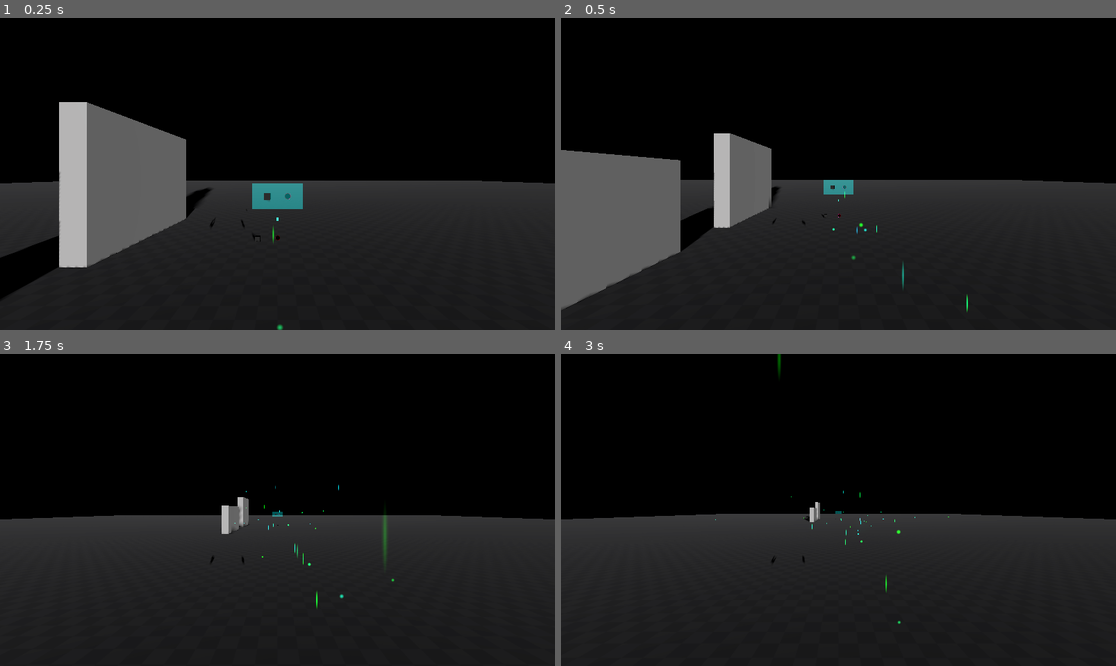
Above: before the commit, frames 1-4 (two rows, left to right).
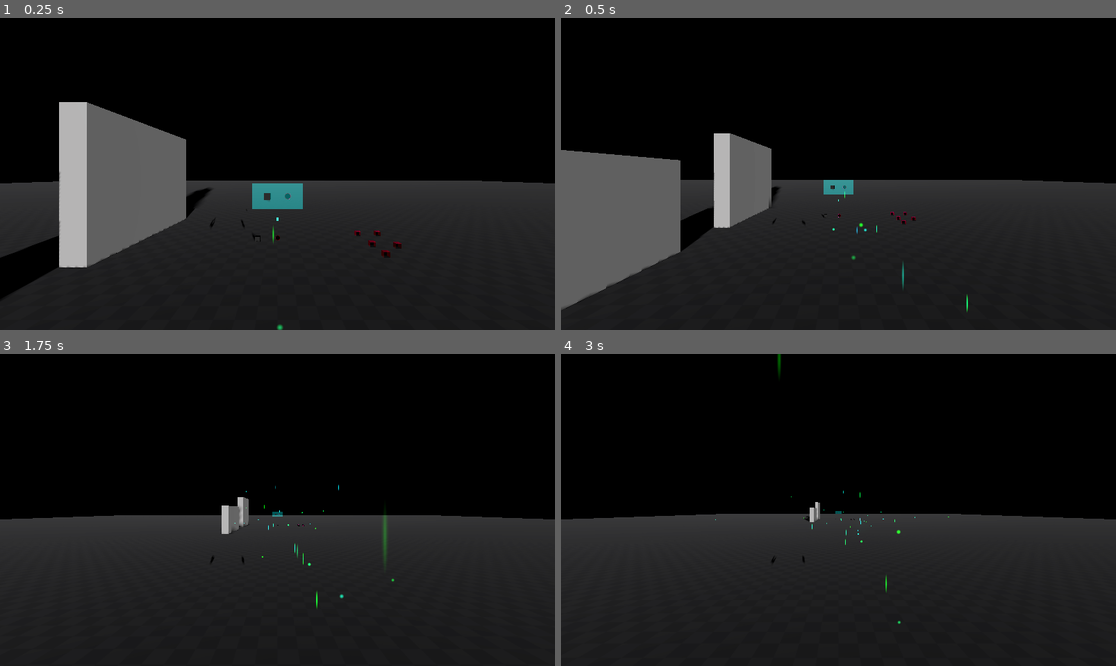
Above: after the commit, the same moments.

Repository: JD-The-65th/cyberbreak
Game: Godot game, scene res://levels/testing_environment.tscn
Two runs of this game, one before a commit and one after it. Both use one fixed random seed, a clock stepped at 60 frames per second and the inputs below.
Inputs (mouse positions are in pixels of both pictures, inside the frame that each line leads up to):
- Up to frame 1 (0.25 s): no input
- Up to frame 2 (0.5 s): no input
- Up to frame 3 (1.75 s): move the mouse to (399, 494) at 0.52 s; click (399, 494) at 0.67 s; drag from (166, 525) to (249, 572) at 1.27 s
- Up to frame 4 (3 s): move the mouse to (894, 441) at 2.02 s; click (894, 441) at 2.17 s; drag from (810, 572) to (672, 463) at 2.77 s

The runs differ from the first frame. In frame 1, 0.1% of the frame differs, in the area x 63-73%, y 68-77%; in frame 2, less than 0.1%; in frame 3, less than 0.1%; in frame 4, less than 0.1%.
Error in both runs: Invalid call. Nonexistent function 'physics_pdate' in base 'Node (PlayMode)'. (res://components/state_machine_component.gd:27)

Commit message:
Add v2 squares to testing world (I expect things to immediately break ;)

Diff:
--- a/levels/testing_environment.tscn
+++ b/levels/testing_environment.tscn
@@ -6,6 +6,7 @@
 [ext_resource type="PackedScene" uid="uid://b5c0nr3os77h8" path="res://components/MSFS/msfs_particle_emitter.tscn" id="4_il5h1"]
 [ext_resource type="AudioStream" uid="uid://81cwh4y8n8m" path="res://music/unfa/rest/unfaRest.ogg" id="8_dninl"]
 [ext_resource type="PackedScene" uid="uid://v6tatf78qgf8" path="res://scenes/square_base.tscn" id="9_tbnho"]
+[ext_resource type="PackedScene" uid="uid://d02xuyfskfi28" path="res://scenes/square_base_v2.tscn" id="9_uln35"]
 [ext_resource type="PackedScene" uid="uid://c0te0uofm7c26" path="res://scenes/v2phys_joint.tscn" id="13_1ycmv"]
 [ext_resource type="PackedScene" uid="uid://lh57dcb6lu25" path="res://scenes/ToolTips/entropy_tool_tip.tscn" id="13_duwm2"]
 
@@ -117,4 +118,19 @@
 stream = ExtResource("8_dninl")
 autoplay = true
 
+[node name="SquareBase2" parent="." instance=ExtResource("9_uln35")]
+transform = Transform3D(1, 0, 0, 0, 1, 0, 0, 0, 1, 2.22411, 0.00457695, -2.16892)
+
+[node name="SquareBase3" parent="." instance=ExtResource("9_uln35")]
+transform = Transform3D(1, 0, 0, 0, 1, 0, 0, 0, 1, 2.22411, 0.00457695, -1.5642)
+
+[node name="SquareBase4" parent="." instance=ExtResource("9_uln35")]
+transform = Transform3D(1, 0, 0, 0, 1, 0, 0, 0, 1, 2.22411, 0.00457695, -3.02142)
+
+[node name="SquareBase5" parent="." instance=ExtResource("9_uln35")]
+transform = Transform3D(1, 0, 0, 0, 1, 0, 0, 0, 1, 2.76129, 0.00457695, -3.02142)
+
+[node name="SquareBase6" parent="." instance=ExtResource("9_uln35")]
+transform = Transform3D(1, 0, 0, 0, 1, 0, 0, 0, 1, 2.76129, 0.00457695, -2.0715)
+
 [editable path="XROrigin3D"]
Not shown: 1 places in levels/testing_environment.tscn that only renumber resources
